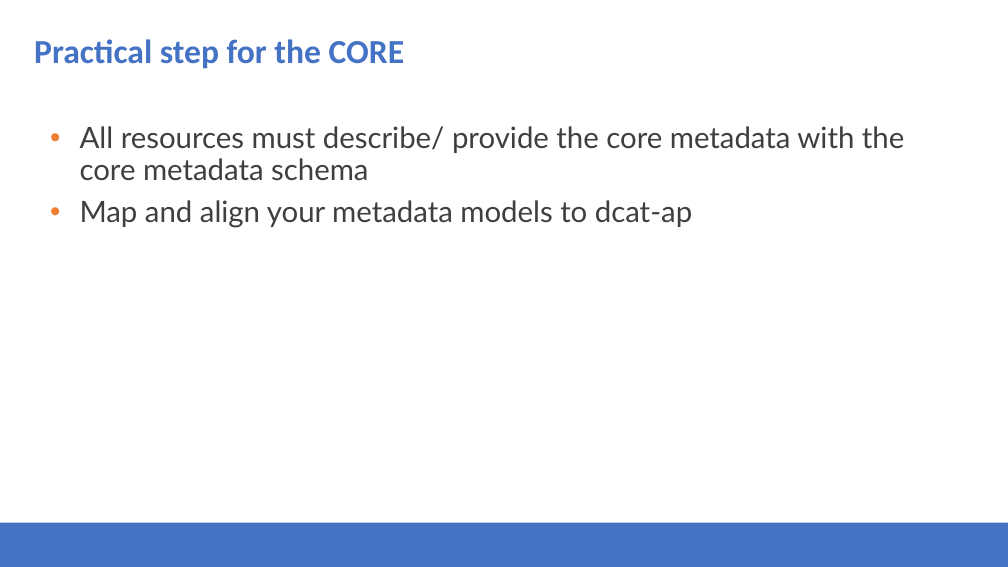
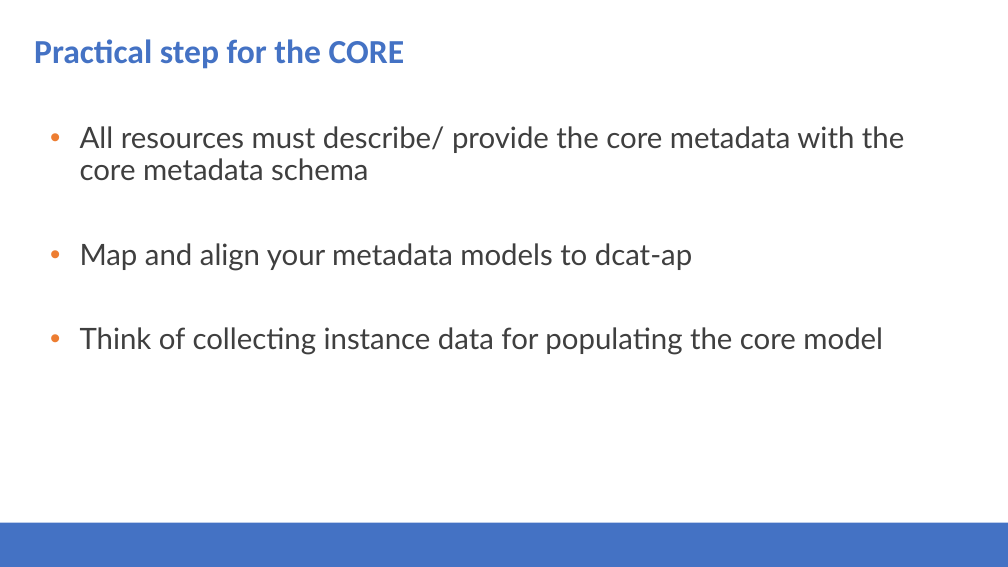
Before and after one commit to Health-RI/health-ri-metadata, a slide deck: slide 14 of Presentations/31082023HRI_Metadata_Schema_ImagingGroup_KickOff.pptx (slide 15 before the commit). Drawn at 1008x567 pixels with LibreOffice and Linux fonts; fonts in the diff are those of the drawing; background and template pictures are left out. Boxes give left, top, right and bottom in pixels: in the first picture for what was removed or moved away, otherwise in the second. Text is boxed around its words. In the diff, an @@ line names an element or a change of style, - is before the commit and + after.

```diff
--- a/Presentations/31082023HRI_Metadata_Schema_ImagingGroup_KickOff.pptx
+++ b/Presentations/31082023HRI_Metadata_Schema_ImagingGroup_KickOff.pptx
@@ text at (80, 327, 883, 355): paragraph added @@
+• Think of collecting instance data for populating the core model
```
Also in this commit, not shown: 7 other slides changed, 1 slide removed.
